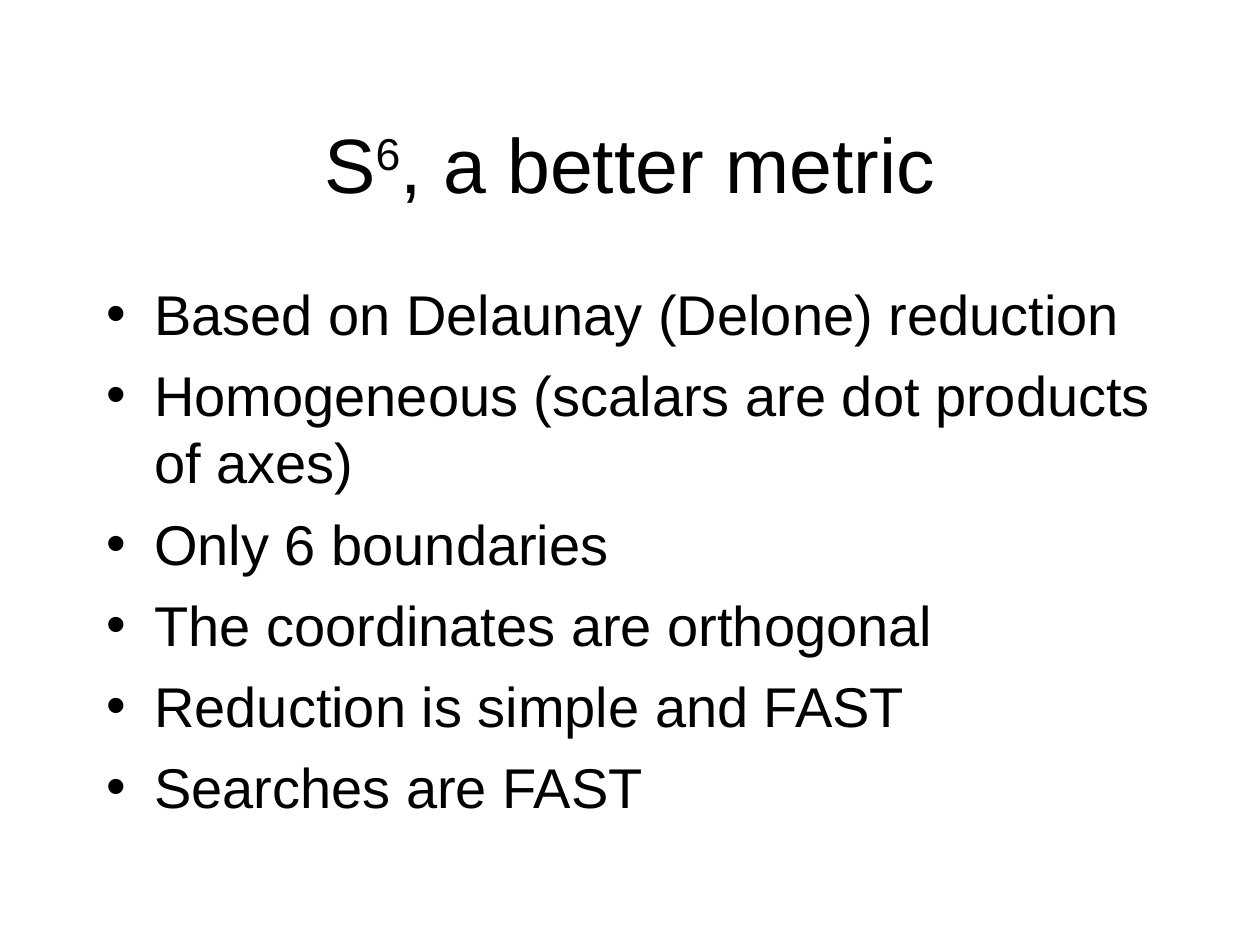
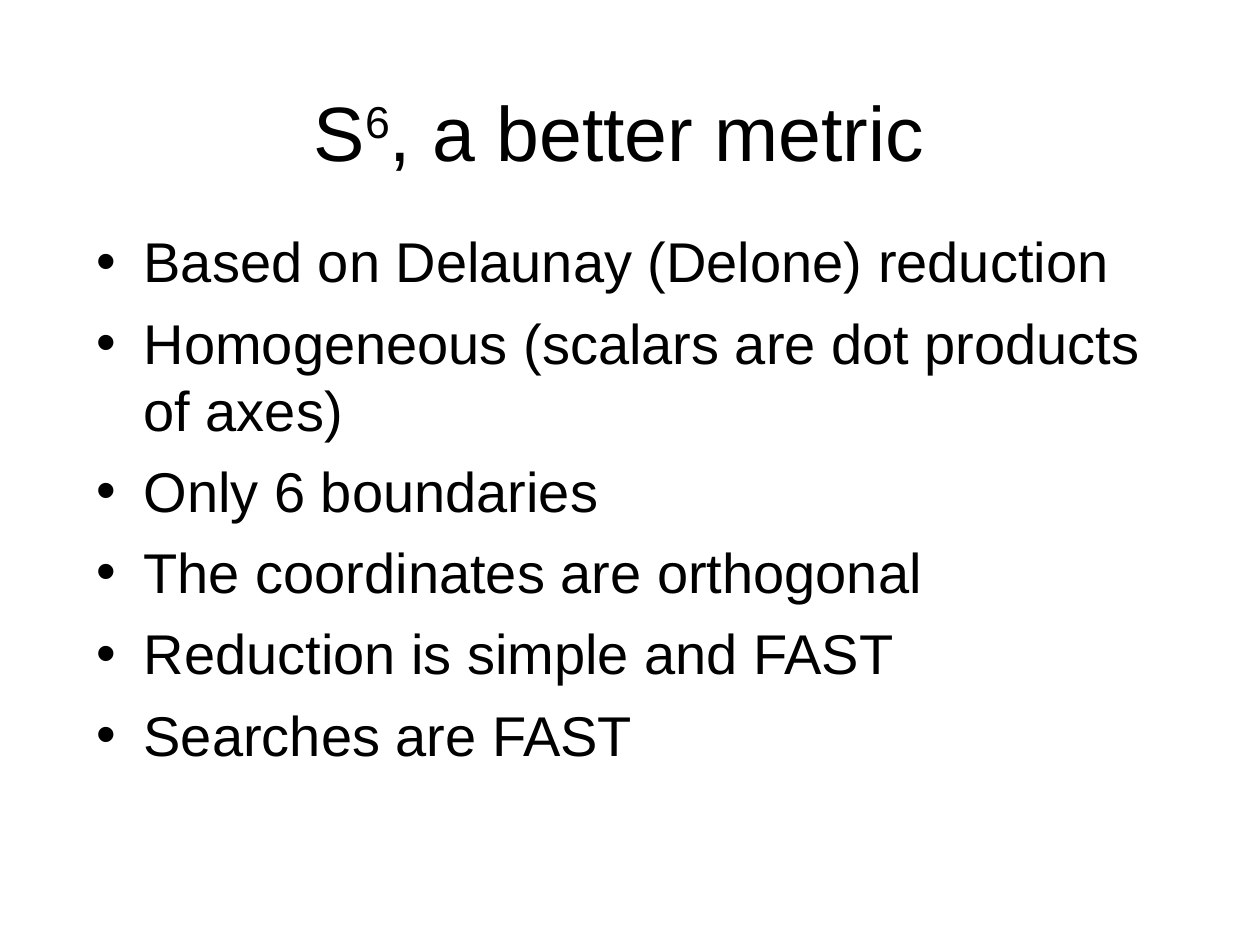
Before and after one commit to duck10/LatticeRepLib, a slide deck: slide 3 of PointDistanceFollower/TORONTO/Improving Unit-Cell Distance Algorithms for Clustering.ppt. Drawn at 1260x945 pixels with LibreOffice and Linux fonts; fonts in the diff are those of the drawing. Boxes give left, top, right and bottom in pixels: in the first picture for what was removed or moved away, otherwise in the second. Text is boxed around its words. In the diff, an @@ line names an element or a change of style, - is before the commit and + after.

```diff
--- a/PointDistanceFollower/TORONTO/Improving Unit-Cell Distance Algorithms for Clustering.ppt
+++ b/PointDistanceFollower/TORONTO/Improving Unit-Cell Distance Algorithms for Clustering.ppt
@@ title "S6, a better metric": place and size @@
-title "S6, a better metric" at (443, 137, 934, 194)
+title "S6, a better metric" at (433, 105, 924, 162)
@@ text "Based on Delaunay (Delone) reduction": place and size @@
-text "Based on Delaunay (Delone) reduction" at (154, 294, 1150, 809)
+text "Based on Delaunay (Delone) reduction" at (144, 241, 1140, 757)
```
Also in this commit, not shown: 1 slide added, 1 slide removed, 46 other files.
